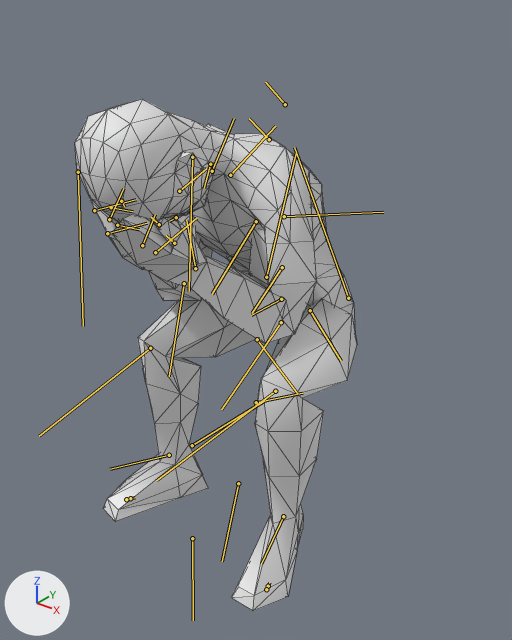
Before and after pictures for a commit that changed the FBX model media/anims_X/normal/TTRP_Sitting_Hands-Head.fbx.
Both versions are drawn from a camera (50 mm lens) standing at (0.595, -0.647, 0.747) and looking at (0.001, 0.096, 0.287). Lighting does not change. The marker at lower left points along +X, +Y and +Z. Both versions are drawn at frame 31 of the action 'TTRP_Sitting_Hands-Head'; the numbers are the values there. The bones that bend it are drawn over the model as lines. Mesh edges are drawn as thin lines. Materials are left out; every surface is plain grey.

In view in the first picture: 'Body_NoDress'.
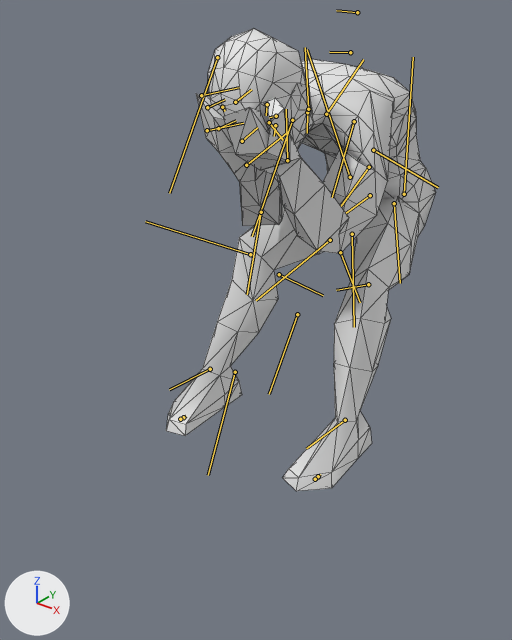
Where the change shows, as pixel boxes (x1, y1, x2, y2) in the pictures (512 x 640 px):
'Body_NoDress', posed (10% shorter): before (75, 99, 357, 611); after (166, 28, 436, 491)
bone 'Bip01_Pelvis', root to tip: before (281, 299) to (251, 315); after (370, 195) to (346, 213)
bone 'Bip01_Spine', root to tip: before (282, 267) to (252, 313); after (369, 167) to (341, 206)
bone 'Bip01_L_Thigh', root to tip: before (348, 298) to (294, 147); after (404, 194) to (413, 57)
bone 'Bip01_L_Calf', root to tip: before (275, 391) to (156, 480); after (368, 284) to (336, 290)
bone 'Bip01_L_Foot', root to tip: before (283, 516) to (261, 563); after (345, 420) to (306, 448)
bone 'Bip01_R_Thigh', root to tip: before (266, 277) to (296, 153); after (350, 177) to (307, 49)
bone 'Bip01_R_Calf', root to tip: before (150, 348) to (39, 436); after (250, 254) to (145, 221)
bone 'Bip01_R_Foot', root to tip: before (169, 455) to (110, 469); after (210, 369) to (169, 389)
bone 'Bip01_Spine1', root to tip: before (256, 221) to (212, 294); after (354, 121) to (332, 197)
bone 'Bip01_Head', root to tip: before (192, 157) to (189, 291); after (292, 120) to (252, 236)
bone 'Bip01_L_Clavicle', root to tip: before (230, 175) to (275, 126); after (326, 114) to (363, 59)
bone 'Bip01_L_UpperArm', root to tip: before (284, 216) to (383, 212); after (373, 150) to (438, 187)
bone 'Bip01_L_Forearm', root to tip: before (281, 322) to (221, 409); after (330, 240) to (256, 300)
bone 'Bip01_L_Hand', root to tip: before (195, 268) to (186, 220); after (287, 160) to (286, 109)
bone 'Bip01_L_Finger0', root to tip: before (174, 243) to (166, 235); after (275, 125) to (274, 136)
bone 'Bip01_L_Finger1', root to tip: before (142, 245) to (155, 214); after (242, 141) to (257, 127)
bone 'Bip01_R_Clavicle', root to tip: before (212, 171) to (234, 118); after (308, 109) to (305, 47)
bone 'Bip01_R_UpperArm', root to tip: before (179, 191) to (206, 168); after (269, 122) to (283, 140)
bone 'Bip01_R_Forearm', root to tip: before (184, 283) to (169, 376); after (261, 212) to (247, 294)
bone 'Bip01_R_Hand', root to tip: before (155, 252) to (196, 218); after (246, 165) to (288, 131)
bone 'Bip01_R_Finger0', root to tip: before (117, 225) to (139, 229); after (218, 128) to (236, 120)
bone 'Bip01_R_Finger1', root to tip: before (107, 233) to (147, 223); after (207, 130) to (243, 123)

The edits, one by one:
Bone 'Bip01_Pelvis' (bone_bip01_pelvis) moves from (-20.7, -13.9, 0.8) to (-10.1, -38.8, 0.8).
Bone 'Bip01_Pelvis' (bone_bip01_pelvis) turns from (0, 0, 0) to (-1, 1, 10) degrees about its own x, y and z.
Bone 'Bip01_Spine' (bone_bip01_spine) turns from (-1, 0, 39) to (-5, -4, 31) degrees about its own x, y and z.
Bone 'Bip01_L_Thigh' (bone_bip01_l_thigh) moves from (1.6, -1.2, -3.2) to (0.0, 0.0, 0.0).
Bone 'Bip01_L_Thigh' (bone_bip01_l_thigh) turns from (12, 14, 122) to (-10, 23, 114) degrees about its own x, y and z.
Bone 'Bip01_L_Calf' (bone_bip01_l_calf) turns from (8, -17, -79) to (0, 0, -47) degrees about its own x, y and z.
Bone 'Bip01_L_Foot' (bone_bip01_l_foot) turns from (-21, 5, -4) to (17, 10, -28) degrees about its own x, y and z.
Bone 'Bip01_R_Thigh' (bone_bip01_r_thigh) turns from (-15, -8, 121) to (20, -11, 107) degrees about its own x, y and z.
Bone 'Bip01_R_Calf' (bone_bip01_r_calf) turns from (-10, 19, -83) to (0, 0, -35) degrees about its own x, y and z.
Bone 'Bip01_R_Foot' (bone_bip01_r_foot) turns from (34, -5, 1) to (-10, -7, -33) degrees about its own x, y and z.
Bone 'Bip01_Spine1' (bone_bip01_spine1) turns from (0, 0, 13) to (0, -1, 44) degrees about its own x, y and z.
Bone 'Bip01_Head' (bone_bip01_head) turns from (0, -1, 33) to (6, 5, -27) degrees about its own x, y and z.
Bone 'Bip01_L_Clavicle' (bone_bip01_l_clavicle) turns from (-3, 27, -13) to (-7, 10, -20) degrees about its own x, y and z.
Bone 'Bip01_L_UpperArm' (bone_bip01_l_upperarm) turns from (-27, 15, -60) to (-50, -26, -83) degrees about its own x, y and z.
Bone 'Bip01_L_Forearm' (bone_bip01_l_forearm) turns from (0, 0, -114) to (0, 0, -109) degrees about its own x, y and z.
Bone 'Bip01_L_Hand' (bone_bip01_l_hand) turns from (-38, 0, -34) to (-52, -28, -27) degrees about its own x, y and z.
Bone 'Bip01_L_Finger0' (bone_bip01_l_finger0) moves from (0.0, 0.0, 0.0) to (1.8, 0.5, -1.1).
Bone 'Bip01_L_Finger0' (bone_bip01_l_finger0) turns from (0, -13, 17) to (8, 2, 73) degrees about its own x, y and z.
Bone 'Bip01_L_Finger1' (bone_bip01_l_finger1) turns from (-13, 0, 12) to (9, 21, 42) degrees about its own x, y and z.
Bone 'Bip01_R_Clavicle' (bone_bip01_r_clavicle) turns from (1, -28, -13) to (1, -13, -23) degrees about its own x, y and z.
Bone 'Bip01_R_UpperArm' (bone_bip01_r_upperarm) turns from (32, -20, -61) to (47, 23, -91) degrees about its own x, y and z.
Bone 'Bip01_R_Forearm' (bone_bip01_r_forearm) turns from (0, 0, -117) to (0, 0, -100) degrees about its own x, y and z.
Bone 'Bip01_R_Hand' (bone_bip01_r_hand) turns from (36, -1, -36) to (35, -7, -41) degrees about its own x, y and z.
Bone 'Bip01_R_Finger0' (bone_bip01_r_finger0) moves from (0.0, 0.0, 0.0) to (0.3, 1.0, -0.6).
Bone 'Bip01_R_Finger0' (bone_bip01_r_finger0) turns from (-4, 7, 26) to (0, 0, 0) degrees about its own x, y and z.
Bone 'Bip01_R_Finger1' (bone_bip01_r_finger1) turns from (-8, 0, 21) to (1, -10, 26) degrees about its own x, y and z.
